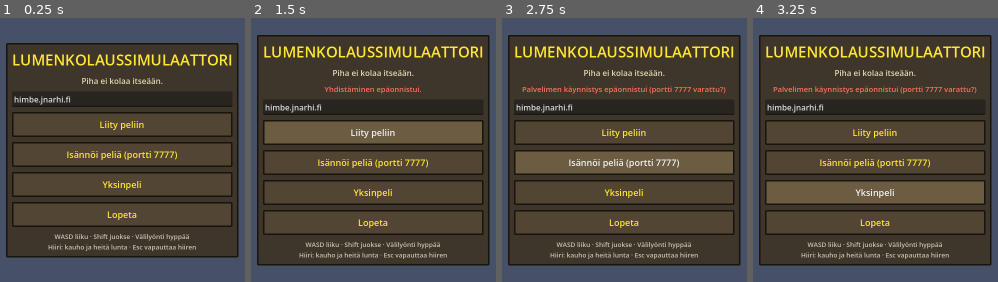
Above: before the commit, frames 1-4 (left to right).
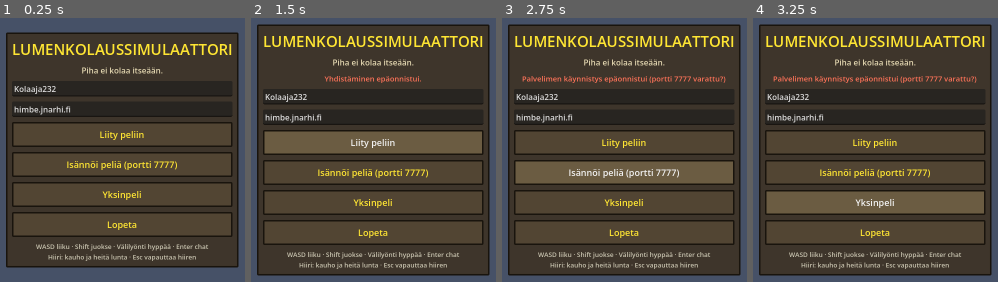
Above: after the commit, the same moments.

Repository: Naarhi/lumenkolaussimulaattori
Game: Godot game, scene res://scenes/main.tscn
Same seed, same stepped clock (60 frames per second), same inputs: the game is played once before the commit and once after it.
Inputs:
- Up to frame 1 (0.25 s): no input
- Up to frame 2 (1.5 s): click "Liity peliin" at 0.5 s; click "Liity peliin" at 1.25 s
- Up to frame 3 (2.75 s): click "Isännöi peliä (portti 7777)" at 2 s
- Up to frame 4 (3.25 s): click "Yksinpeli" at 2.75 s

The runs differ from the first frame. In frame 1, 29% of the frame differs, in the area x 2-98%, y 5-95%; in frame 2, 33%; in frame 3, 34%; in frame 4, 34%, in the area x 2-98%, y 2-98%.

Commit message:
Lisää moninpelichatti ja pelaajien nimet
Enter tai T avaa chatin. Palvelin siistii viestit ja rajoittaa tahtia, ja nimi
näkyy muiden pelaajien pään päällä. Valikossa on nimikenttä, ja liittymisestä ja
lähtemisestä kerrotaan nimellä.

Co-Authored-By: Claude Opus 5.5 (1M context) <noreply@anthropic.com>
Claude-Session: https://claude.ai/code/session_01VpyirFkfgfmF8FF5pAepcW

Diff:
--- a/scripts/hud.gd
+++ b/scripts/hud.gd
@@ -13,6 +13,10 @@
 var _menu: Control
 var _menu_message: Label
 var _address: LineEdit
+var _name: LineEdit
+var _chat_input: LineEdit
+## Tosi, kun pelaaja kirjoittaa chattiin (liike ja lapio pois päältä).
+var typing := false
 var _status: Label
 var _game: Control
 var _chat: VBoxContainer
@@ -86,6 +90,12 @@
 	_menu_message.autowrap_mode = TextServer.AUTOWRAP_WORD_SMART
 	box.add_child(_menu_message)
 
+	_name = LineEdit.new()
+	_name.text = "Kolaaja%d" % randi_range(100, 999)
+	_name.placeholder_text = "nimesi"
+	_name.max_length = 16
+	box.add_child(_name)
+
 	_address = LineEdit.new()
 	_address.text = Net.DEFAULT_ADDRESS
 	_address.placeholder_text = "palvelimen osoite[:portti]"
@@ -96,7 +106,7 @@
 	box.add_child(_button("Yksinpeli", func(): _main().start_singleplayer()))
 	box.add_child(_button("Lopeta", func(): get_tree().quit()))
 
-	var help := _label("WASD liiku · Shift juokse · Välilyönti hyppää\nHiiri: kauho ja heitä lunta · Esc vapauttaa hiiren", 13, Color(0.8, 0.78, 0.7))
+	var help := _label("WASD liiku · Shift juokse · Välilyönti hyppää · Enter chat\nHiiri: kauho ja heitä lunta · Esc vapauttaa hiiren", 13, Color(0.8, 0.78, 0.7))
 	help.horizontal_alignment = HORIZONTAL_ALIGNMENT_CENTER
 	box.add_child(help)
 
@@ -105,6 +115,11 @@
 	_status.grow_horizontal = Control.GROW_DIRECTION_BOTH
 	_status.visible = false
 	add_child(_status)
+
+
+func player_name() -> String:
+	var n := _name.text.strip_edges()
+	return n if n != "" else "Kolaaja"
 
 
 func _main():
@@ -137,7 +152,15 @@
 	_chat = VBoxContainer.new()
 	_chat.alignment = BoxContainer.ALIGNMENT_END
 	_chat.add_theme_constant_override("separation", 1)
-	chat_panel.add_child(_chat)
+	var chat_box := VBoxContainer.new()
+	chat_panel.add_child(chat_box)
+	chat_box.add_child(_chat)
+	_chat_input = LineEdit.new()
+	_chat_input.placeholder_text = "Kirjoita viesti ja paina Enter"
+	_chat_input.max_length = 120
+	_chat_input.visible = false
+	_chat_input.text_submitted.connect(_on_chat_submitted)
+	chat_box.add_child(_chat_input)
 	chat("Tervetuloa pihalle. Kolaa lumet ennen kuin Pertti herää.", Color.WHITE)
 
 	# Taitopaneeli oikeaan yläkulmaan.
@@ -210,6 +233,32 @@
 		old.queue_free()
 
 
+func _input(event: InputEvent) -> void:
+	if not _game.visible or not (event is InputEventKey) or not event.pressed or event.echo:
+		return
+	if not typing and event.physical_keycode in [KEY_ENTER, KEY_KP_ENTER, KEY_T]:
+		typing = true
+		_chat_input.visible = true
+		_chat_input.text = ""
+		_chat_input.grab_focus.call_deferred()
+		get_viewport().set_input_as_handled()
+	elif typing and event.physical_keycode == KEY_ESCAPE:
+		_close_chat()
+		get_viewport().set_input_as_handled()
+
+
+func _on_chat_submitted(text: String) -> void:
+	_close_chat()
+	if text.strip_edges() != "":
+		_main().send_chat(text)
+
+
+func _close_chat() -> void:
+	typing = false
+	_chat_input.release_focus()
+	_chat_input.visible = false
+
+
 func level_up_popup(level: int) -> void:
 	_popup.text = "Kolaus-taso %d!" % level
 	_popup.modulate.a = 1.0
--- a/scripts/main.gd
+++ b/scripts/main.gd
@@ -12,6 +12,8 @@
 const THROW_DISTANCE := 2.6
 const SHOVEL_COOLDOWN_MS := 450
 const FOOTPRINT_CM := 3
+const CHAT_MAX_LENGTH := 120
+const CHAT_COOLDOWN_MS := 600
 
 # Omat skriptit tyypittämättöminä, jotta niiden funktioita voi kutsua suoraan.
 @onready var snow = $SnowField
@@ -28,6 +30,8 @@
 var _xp := {}
 var _last_shovel := {}
 var _footprint_timer := {}
+var _names := {}
+var _last_chat := {}
 
 # Testiajo
 var _autotest_started := false
@@ -81,6 +85,7 @@
 	if not is_dedicated:
 		spawner.spawn(1)
 		_enter_game()
+		srv_set_name(hud.player_name())
 
 
 func _join(address: String) -> void:
@@ -111,13 +116,17 @@
 	snow.send_full_state(id)
 	spawner.spawn(id)
 	_cl_xp.rpc_id(id, 0, false)
-	_cl_announce.rpc("Uusi kolaaja saapui pihalle!")
+	for peer in _names:
+		_cl_name.rpc_id(id, peer, _names[peer])
 
 
 func _on_peer_disconnected(id: int) -> void:
 	if not multiplayer.is_server():
 		return
 	print("[Peli] Pelaaja %d poistui" % id)
+	if _names.has(id):
+		_cl_announce.rpc("%s lähti pihalta." % _names[id])
+		_names.erase(id)
 	var player := players.get_node_or_null(str(id))
 	if player:
 		player.queue_free()
@@ -127,6 +136,7 @@
 func _on_connected() -> void:
 	print("[Peli] Yhdistetty palvelimelle, oma id %d" % multiplayer.get_unique_id())
 	_enter_game()
+	srv_set_name.rpc_id(1, hud.player_name())
 
 
 func _on_connection_failed() -> void:
@@ -204,6 +214,69 @@
 	_cl_xp.rpc_id(peer, new_xp, leveled)
 
 
+# --- Nimet ja chat ---------------------------------------------------------------
+
+@rpc("any_peer", "call_remote", "reliable")
+func srv_set_name(player_name: String) -> void:
+	if not multiplayer.is_server():
+		return
+	var sender := multiplayer.get_remote_sender_id()
+	if sender == 0:
+		sender = multiplayer.get_unique_id()
+	var clean := _clean_text(player_name, 16)
+	if clean == "":
+		clean = "Kolaaja%d" % (sender % 1000)
+	var first := not _names.has(sender)
+	_names[sender] = clean
+	_cl_name.rpc(sender, clean)
+	if first:
+		_cl_announce.rpc("%s saapui pihalle!" % clean)
+
+
+@rpc("authority", "call_local", "reliable")
+func _cl_name(peer: int, player_name: String) -> void:
+	_names[peer] = player_name
+	var player = players.get_node_or_null(str(peer))
+	if player:
+		player.set_display_name(player_name)
+
+
+func send_chat(text: String) -> void:
+	srv_chat.rpc_id(1, text)
+
+
+@rpc("any_peer", "call_local", "reliable")
+func srv_chat(text: String) -> void:
+	if not multiplayer.is_server():
+		return
+	var sender := multiplayer.get_remote_sender_id()
+	if sender == 0:
+		sender = multiplayer.get_unique_id()
+	var now := Time.get_ticks_msec()
+	if now - int(_last_chat.get(sender, -100000)) < CHAT_COOLDOWN_MS:
+		return
+	_last_chat[sender] = now
+	var clean := _clean_text(text, CHAT_MAX_LENGTH)
+	if clean != "":
+		_cl_chat.rpc(_names.get(sender, "Kolaaja"), clean)
+
+
+@rpc("authority", "call_local", "reliable")
+func _cl_chat(from_name: String, text: String) -> void:
+	print("[Chat] %s: %s" % [from_name, text])
+	if not dedicated:
+		hud.chat("%s: %s" % [from_name, text], Color(0.55, 0.8, 1.0))
+
+
+## Poistaa rivinvaihdot ja ohjausmerkit ja lyhentää tekstin.
+static func _clean_text(text: String, max_length: int) -> String:
+	var out := ""
+	for c in text:
+		if c.unicode_at(0) >= 32:
+			out += c
+	return out.strip_edges().left(max_length)
+
+
 func announce(text: String) -> void:
 	_cl_announce.rpc(text)
 
@@ -279,6 +352,7 @@
 
 func _run_autotest() -> void:
 	print("AUTOTEST alkaa, pelaaja %d" % multiplayer.get_unique_id())
+	send_chat("Moi testistä!")
 	await get_tree().create_timer(1.0).timeout
 	var me = local_player()
 	var depth_before: float = snow.depth_at(me.global_position + Vector3(0, 0, -SHOVEL_REACH))
--- a/scripts/player.gd
+++ b/scripts/player.gd
@@ -20,6 +20,7 @@
 var shovel_snow: MeshInstance3D
 
 var _body: Node3D
+var _nametag: Label3D
 var _gravity: float = ProjectSettings.get_setting("physics/3d/default_gravity", 9.8)
 var _swing: Tween
 
@@ -47,6 +48,16 @@
 	_body = Node3D.new()
 	_body.name = "Body"
 	add_child(_body)
+
+	_nametag = Label3D.new()
+	_nametag.position.y = 2.15
+	_nametag.billboard = BaseMaterial3D.BILLBOARD_ENABLED
+	_nametag.font_size = 40
+	_nametag.pixel_size = 0.004
+	_nametag.outline_size = 10
+	_nametag.modulate = Color(1.0, 0.9, 0.2)
+	_nametag.no_depth_test = false
+	_body.add_child(_nametag)
 
 	shovel = _make_shovel()
 	head.add_child(shovel)
@@ -73,8 +84,16 @@
 		add_to_group("local_player")
 
 
+func set_display_name(player_name: String) -> void:
+	_nametag.text = player_name
+
+
+func _typing() -> bool:
+	return _main().hud.typing
+
+
 func _unhandled_input(event: InputEvent) -> void:
-	if not is_multiplayer_authority():
+	if not is_multiplayer_authority() or _typing():
 		return
 	if event is InputEventMouseMotion and Input.mouse_mode == Input.MOUSE_MODE_CAPTURED:
 		rotate_y(-event.relative.x * MOUSE_SENSITIVITY)
@@ -93,14 +112,14 @@
 		return
 	if not is_on_floor():
 		velocity.y -= _gravity * delta
-	elif Input.is_action_just_pressed("hyppy"):
+	elif Input.is_action_just_pressed("hyppy") and not _typing():
 		velocity.y = JUMP_VELOCITY
 
-	var input := Input.get_vector("vasen", "oikea", "eteen", "taakse")
+	var input := Vector2.ZERO if _typing() else Input.get_vector("vasen", "oikea", "eteen", "taakse")
 	var direction := (transform.basis * Vector3(input.x, 0.0, input.y)).normalized()
 	var depth: float = _main().snow.depth_at(global_position)
 	var speed := lerpf(WALK_SPEED, DEEP_SNOW_SPEED, clampf(depth / DEEP_SNOW_CM, 0.0, 1.0))
-	if Input.is_action_pressed("juokse"):
+	if Input.is_action_pressed("juokse") and not _typing():
 		speed *= RUN_MULTIPLIER
 	velocity.x = direction.x * speed
 	velocity.z = direction.z * speed
Not shown, changed: tests/multiplayer_test.sh
